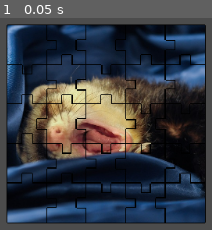
Above: before the commit, frame 1.
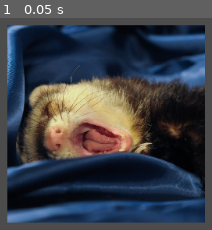
Above: after the commit, the same moment.

Repository: LeoDog896/godot-jigsaw
Game: Godot game, scene res://Main.tscn
The game is run twice, just before and just after one commit, with the same random seed, the same clock (stepped at 60 frames per second) and the same inputs.
Inputs:
- Up to frame 1 (0.05 s): no input

The runs differ from the first frame. In frame 1, 7.1% of the frame differs, in the area x 2-98%, y 2-98%.

Commit message:
refactor: remove drawing function

Diff:
--- a/PuzzlePiece.gd
+++ b/PuzzlePiece.gd
@@ -65,13 +65,3 @@
 		)
 
 	polygon.uv = localUV
-
-# draws a black outline around the puzzle piece
-func _draw():
-	# get_polygon returns a clone, we dont want to reaccess it every time we get a polygon
-	var poly = polygon.get_polygon()
-
-	var color = Color(0,0,0)
-	for i in range(1 , poly.size()):
-		draw_line(poly[i-1], poly[i], color, 5)
-	draw_line(poly[poly.size() - 1], poly[0], color, 5)
